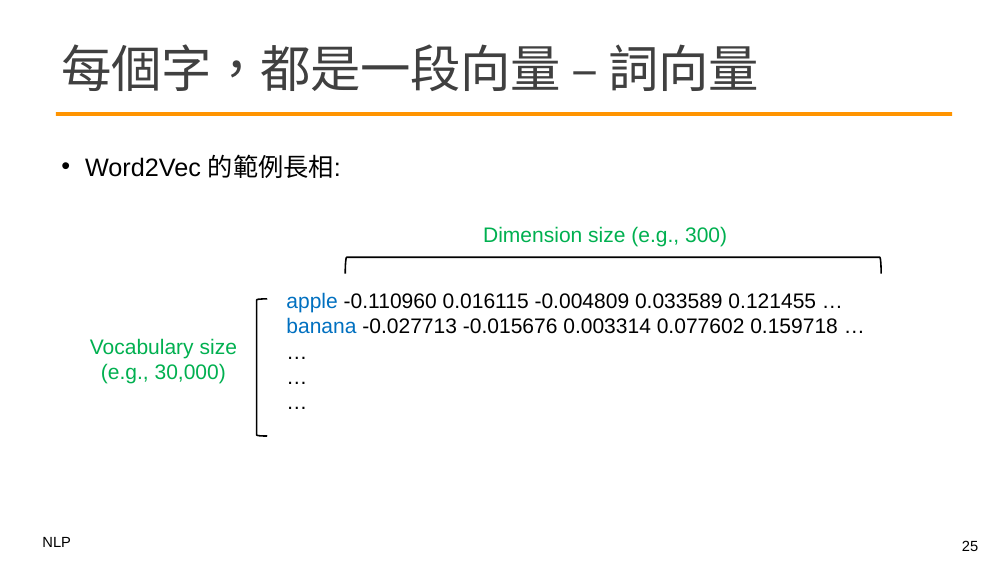
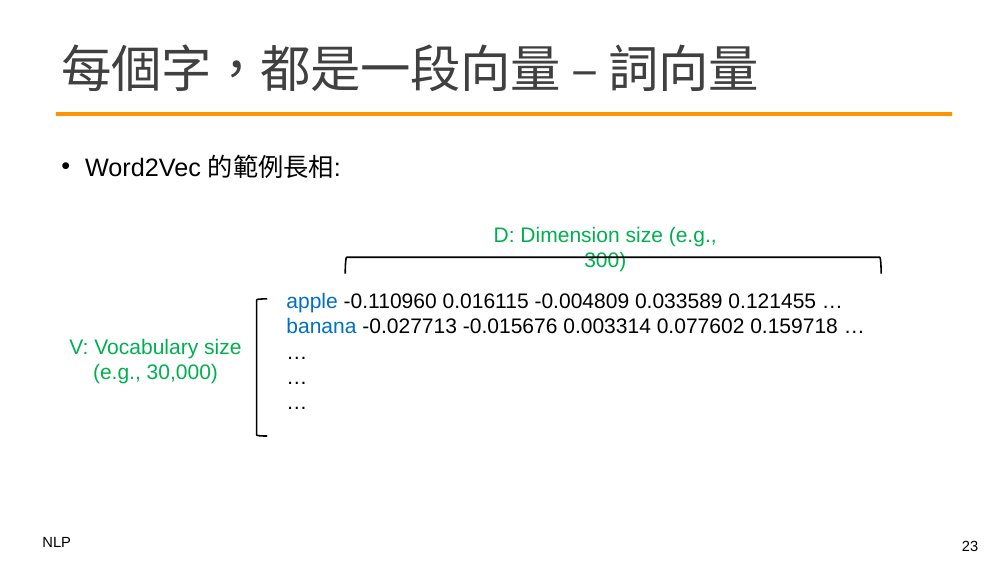
Before and after one commit to mcps5601/CGUNLP_2026_Spring, a slide deck: slide 23 of slides/w2_vectors_0302.pptx (slide 25 before the commit). Drawn at 1008x567 pixels with LibreOffice and Linux fonts; fonts in the diff are those of the drawing; background and template pictures are left out. Boxes give left, top, right and bottom in pixels: in the first picture for what was removed or moved away, otherwise in the second. Text is boxed around its words. In the diff, an @@ line names an element or a change of style, - is before the commit and + after.

Commit message:
feat: update slide

```diff
--- a/slides/w2_vectors_0302.pptx
+++ b/slides/w2_vectors_0302.pptx
@@ text at (x1=494, y1=226, x2=717, y2=272): text changed @@
-Dimension size (e.g., 300)
+D: Dimension size (e.g., 300)
@@ text "V: Vocabulary size" moved from (x1=90, y1=338, x2=237, y2=384) to (x1=69, y1=338, x2=241, y2=384) @@
@@ text at (x1=69, y1=338, x2=241, y2=358): text changed @@
-Vocabulary size
+V: Vocabulary size
@@ page number at (x1=962, y1=540, x2=978, y2=551): text changed @@
-25
+23
```
Also in this commit, not shown: 7 other slides changed, 2 slides added, 3 slides removed, 1 other file.
